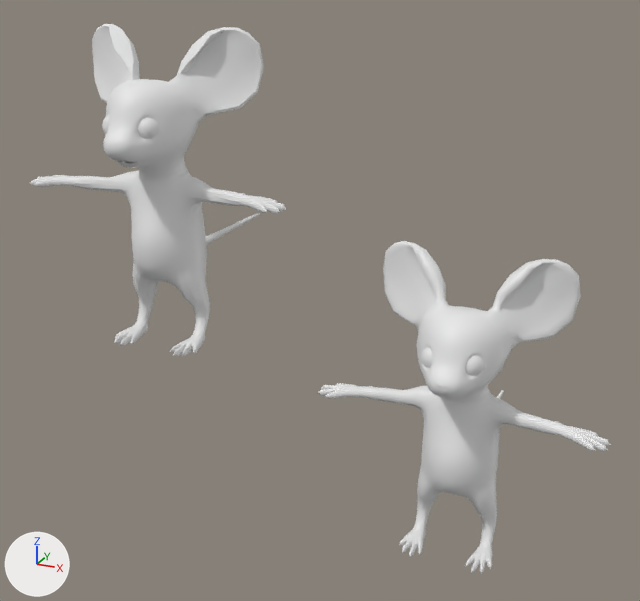
An edit to the Blender file Mouse.blend, drawn before and after from the same camera.
Camera for both pictures: a 50 mm camera at (10.76, -15.57, 7.93) aimed at (2.99, 1.99, 0.76). Every picture has the same lights, and +X, +Y and +Z are marked at lower left.

The first picture shows 'Mouse', 'Mouse.002'.
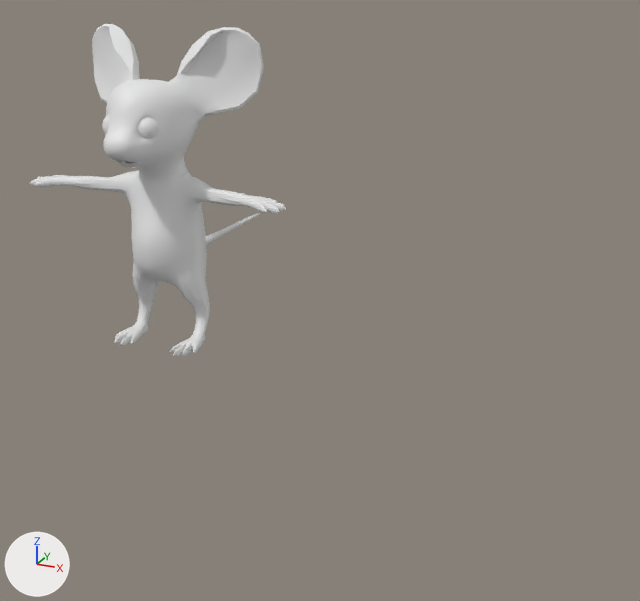
Location of each change, [x1, y1, x2, y2] in pixels of the pictures (640 x 601 px):
'Mouse.002', deleted: before [317, 241, 611, 573]
part 1 of me_plane_001, added: after [138, 118, 159, 139]
part 2 of me_plane_001, added: after [30, 24, 258, 346]

Edits to the bpy script that builds the scene:
```text
Change me_plane_001:
    used by ob_mouse; location = (-0.03, 0.0, 2.99)
    remove me_plane_001.from_pydata(...)  # 2092 vertices, 2049 faces; spans x -0.65..3.17, y -1.28..4.8, z -3.02..3.83
    add me_plane_001.from_pydata(...)  # 4081 vertices, 4098 faces; spans x -3.17..3.17, y -1.28..4.8, z -3.02..3.83
    me_plane_001 part 1: the loose piece of 242 vertices spanning x -0.65..-0.09, y -0.86..-0.3, z 1.65..2.21 is copied, and the copy is mirrored in x about the mesh origin; it spans x 0.09..0.65, y -0.86..-0.3, z 1.65..2.21
    me_plane_001 part 2: 1747 vertices added at x -3.17..0.05, y -1.27..4.8, z -3.02..3.83
Change ob_mouse:
    remove _m = ob_mouse.modifiers.new('Mirror', 'MIRROR')
    remove _m.use_clip = True
Remove ob_mouse_002:
    ob_mouse_002 = bpy.data.objects.new('Mouse.002', me_plane_004)
    ob_mouse_002.location = (6.59, -0.04, 0.21)
    ob_mouse_002.rotation_euler = (1.625, 0.0, 0.0)  # degrees (93, 0, 0)
    ob_mouse_002.scale = (0.0731, 0.1, 0.0731)
```
